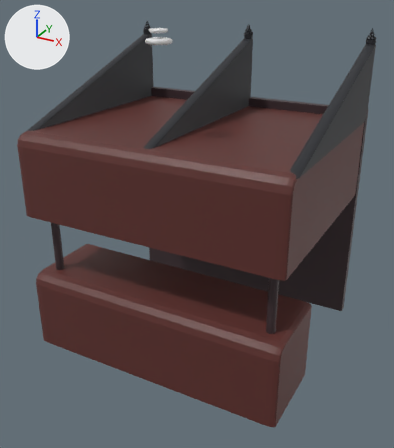
Renders of the FBX model Content/blend/FBX/Buildings/Sunken City/market stall.fbx from each side of a commit.
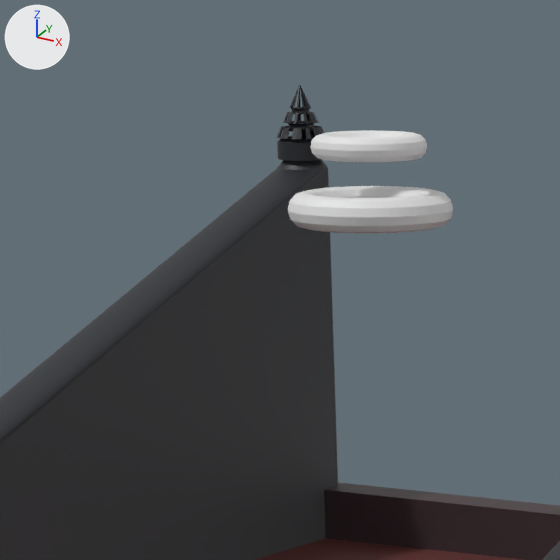
The first picture shows the older version from a camera (50 mm lens) standing at (6.09, -9.53, 7.59) and looking at (-0.02, 1.59, 2.03). The close-ups show the older and then the newer version on the part from 25% to 48% of the width and 1% to 22% of the height of that picture. Only the edits that show in the close-ups are written down. Arrows for +X, +Y and +Z are at upper left; the lights stay in place. Where no turn or scale is listed for an object, it has been applied to the vertices.
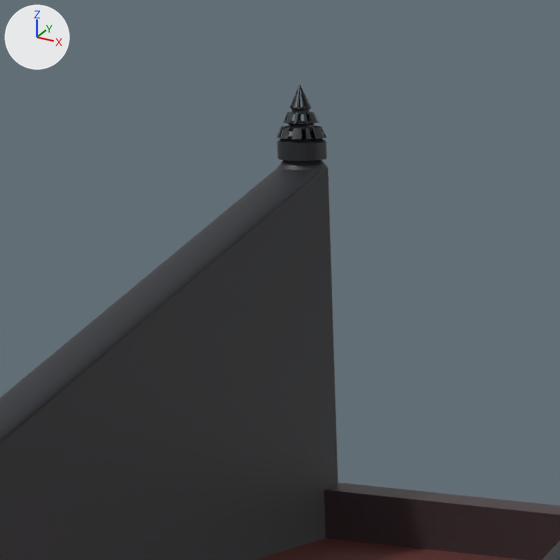
The newer file is also turned or shifted as a whole; pictures and numbers use the older file's frame.

What differs and where, as boxes (x1, y1, x2, y2) in the close-ups (560 x 560 px):
'Torus', deleted: before (288, 186, 453, 233)
'Torus.001', deleted: before (310, 130, 427, 162)

The change in detail:
Object 'Torus' (ob_torus) is deleted.
Object 'Torus.001' (ob_torus_001) is deleted.
